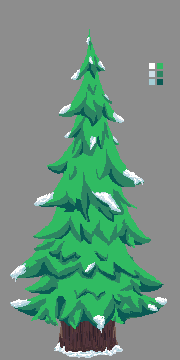
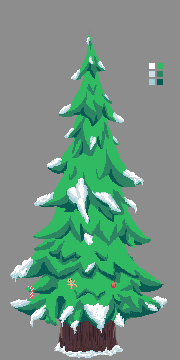
Comparing the layer stacks of the two w=180, h=360 images. Changes:
added layer "02" above "01" over (14, 128, 163, 334)
